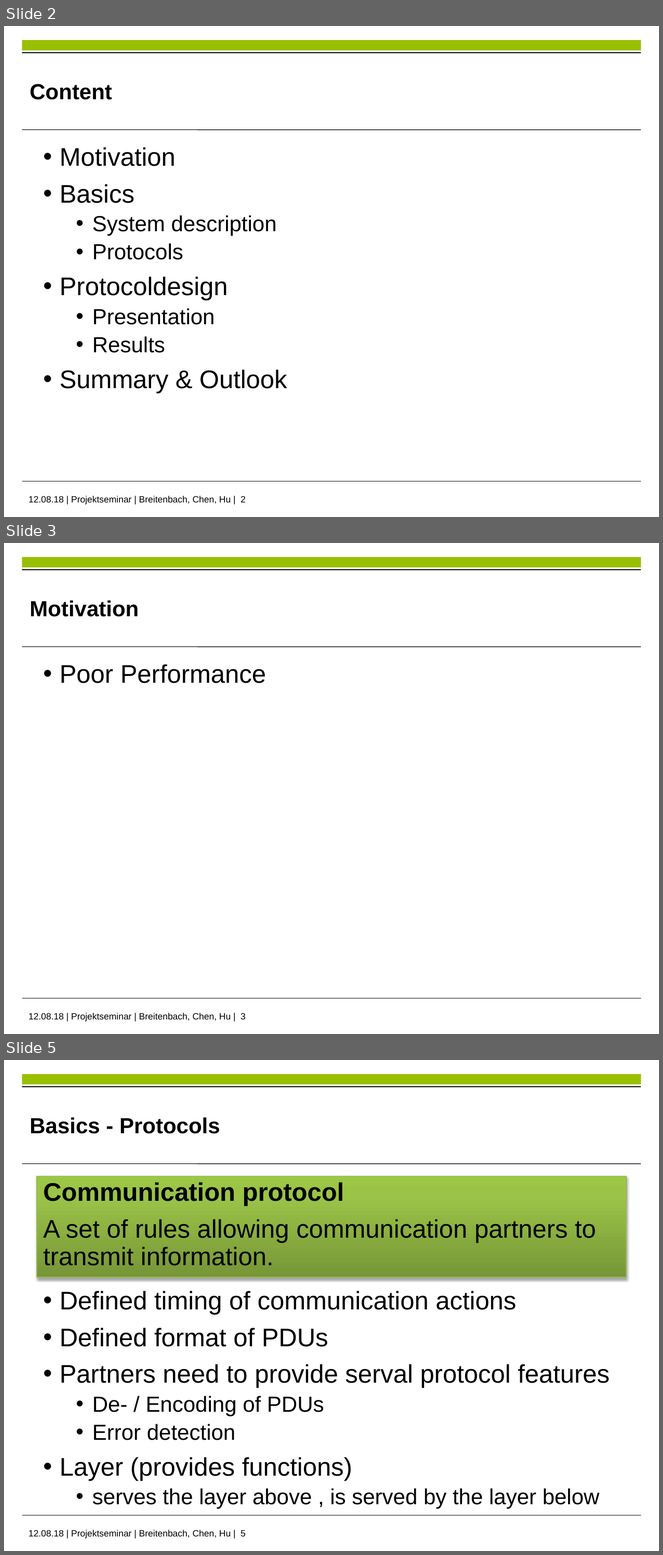
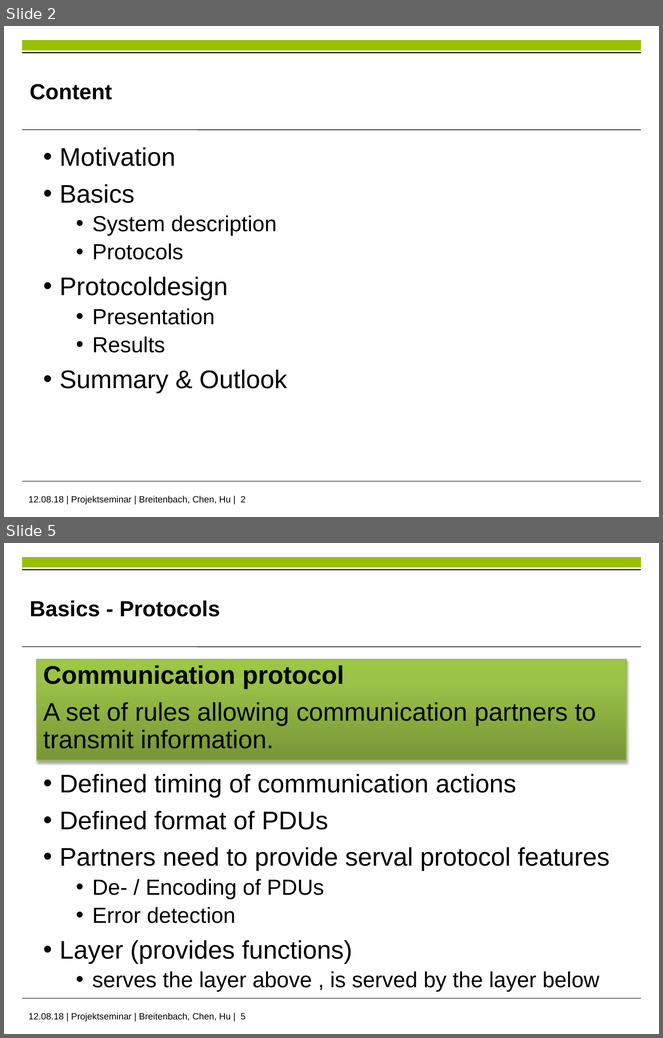
Before and after one commit to im-Kitsch/RMR_sensor_fusion, a slide deck: data/presentation/PS_presentation.pptx. Shown one above the other, each under a label of ours: slides 2, 3 and 5 before the commit, slides 2 and 5 after it; the slides between them are not shown. The pictures are 663x1555 and 663x1038 pixels, drawn with LibreOffice and Linux fonts; fonts in the diff are those of the drawing; background and template pictures are left out. Boxes give left, top, right and bottom in pixels: in the first picture for what was removed or moved away, otherwise in the second. Text is boxed around its words. In the diff, an @@ line names an element or a change of style, - is before the commit and + after.

```diff
--- a/data/presentation/PS_presentation.pptx
+++ b/data/presentation/PS_presentation.pptx
@@ slide 3 removed at [4, 543, 659, 1034], background #FFFFFF; not listed: 5 template elements that a slide beside it also shows @@
@@ text removed at [29, 600, 139, 617] @@
-Motivation
@@ text removed at [60, 664, 266, 683] @@
-• Poor Performance
```
Also in this commit, not shown: 1 slide changed, 8 slides added, 2 other slides removed.
